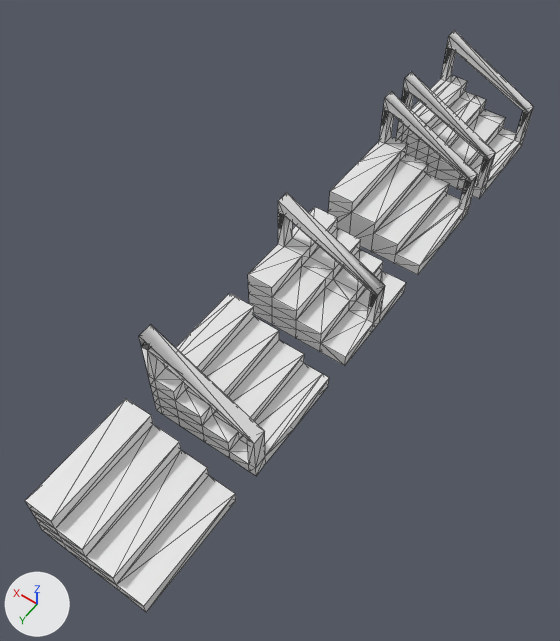
The OBJ model src/main/resources/modelDesignData/stairs/part2.obj as it was, and as the next commit left it.
Rendered twice from a camera (50 mm lens) standing at (-0.526, 0.26, 1.642) and looking at (0.192, -0.746, 0.063). Every picture has the same lights, and +X, +Y and +Z are marked at lower left. The older version comes first. Mesh edges are drawn as thin lines. Where no turn or scale is listed for an object, it has been applied to the vertices. Vertices at exactly the same position are counted once.

Objects in the first picture: 'Default_Stair', 'Default_Stair.002', 'Default_Stair.003', 'Default_Stair.004', 'Default_Stair.005'.
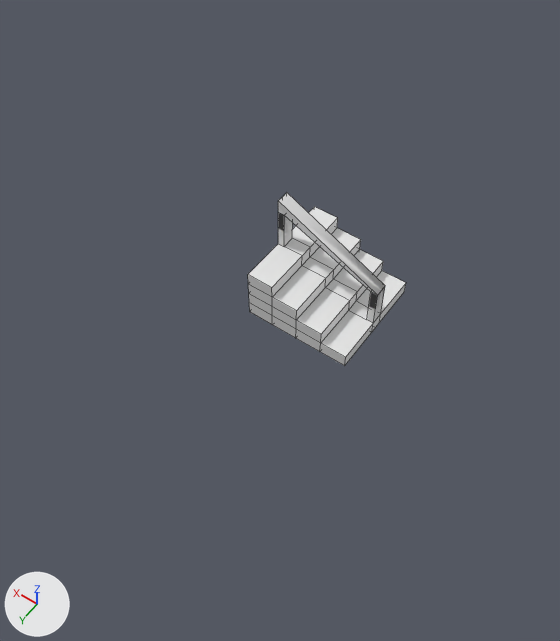
Edits to the scene script, one JSON object a line:
```json
{"op": "add", "block": "mat_stairs", "code": ["mat_stairs = principled_material('Stairs')", "mat_stairs.base_color = (0.8, 0.8, 0.8)  # white #e7e7e7"]}
{"block": "me_default_stair_002", "where": "# used by ob_default_stair_002; location = (0.0, 0.0, 0.0)"}
{"op": "remove", "block": "me_default_stair_002", "code": "me_default_stair_002.from_pydata(...)  # 95 vertices, 197 faces; spans x 0.0..0.305, y -1.067..-0.762, z 0.0..0.305"}
{"op": "add", "block": "me_default_stair_002", "code": "me_default_stair_002.from_pydata(...)  # 95 vertices, 95 faces; spans x 0.0..0.305, y -1.067..-0.762, z 0.0..0.305"}
{"block": "me_default_stair_002", "change": "me_default_stair_002 part 1"}
{"block": "me_default_stair_002", "change": "197 faces are deleted"}
{"block": "me_default_stair_002", "change": "95 new faces join them"}
{"op": "add", "block": "me_default_stair_002", "code": "me_default_stair_002.materials.append(mat_stairs)  # white #e7e7e7"}
{"op": "remove", "block": "ob_default_stair", "code": ["ob_default_stair = bpy.data.objects.new('Default_Stair', me_default_stair)", "ob_default_stair.location = (0.0, 0.0, 0.0)"]}
{"op": "remove", "block": "ob_default_stair_003", "code": ["ob_default_stair_003 = bpy.data.objects.new('Default_Stair.003', me_default_stair_003)", "ob_default_stair_003.location = (0.0, 0.0, 0.0)"]}
{"op": "remove", "block": "ob_default_stair_004", "code": ["ob_default_stair_004 = bpy.data.objects.new('Default_Stair.004', me_default_stair_004)", "ob_default_stair_004.location = (0.0, 0.0, 0.0)"]}
{"op": "remove", "block": "ob_default_stair_005", "code": ["ob_default_stair_005 = bpy.data.objects.new('Default_Stair.005', me_default_stair_005)", "ob_default_stair_005.location = (0.0, 0.0, 0.0)"]}
```

What differs and where, as boxes [x1, y1, x2, y2] in the pictures (560 x 641 px):
```json
{"object": "Default_Stair", "change": "deleted", "before": [25, 399, 236, 612]}
{"object": "Default_Stair.003", "change": "deleted", "before": [139, 293, 329, 476]}
{"object": "Default_Stair.004", "change": "deleted", "before": [328, 91, 478, 275]}
{"object": "Default_Stair.005", "change": "deleted", "before": [396, 30, 534, 198]}
{"part": 1, "of": "me_default_stair_002", "change": "reshaped", "before": [248, 193, 406, 366], "after": [248, 193, 406, 366]}
```
